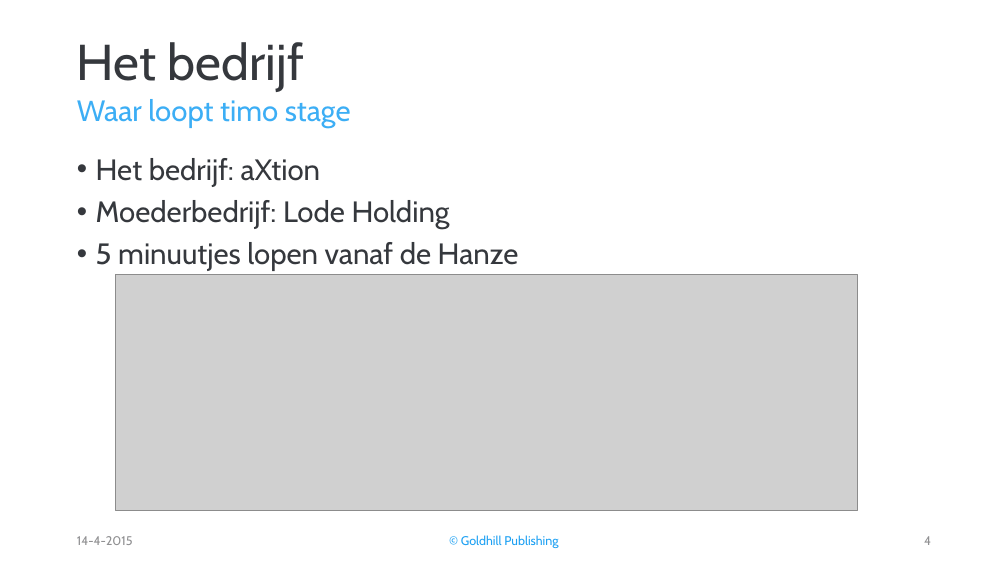
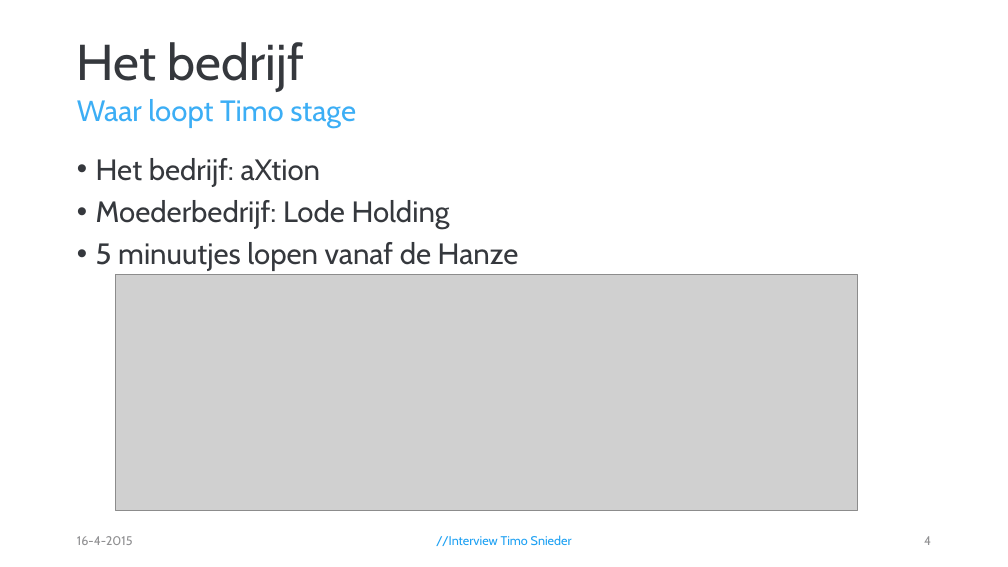
Before and after one commit to SergenN/Alarmklok, a slide deck: slide 5 of Interview.pptx. Drawn at 1008x567 pixels with LibreOffice and Linux fonts; fonts in the diff are those of the drawing; grey boxes stand for pictures; background and template pictures are left out. Boxes give left, top, right and bottom in pixels: in the first picture for what was removed or moved away, otherwise in the second. Text is boxed around its words. In the diff, an @@ line names an element or a change of style, - is before the commit and + after.

```diff
--- a/Interview.pptx
+++ b/Interview.pptx
@@ text at <box>77,99,356,128</box>: text changed @@
-Waar loopt timo stage
+Waar loopt Timo stage
@@ text at <box>77,536,133,545</box>: text changed @@
-14-4-2015
+16-4-2015
@@ text at <box>436,535,572,546</box>: text changed @@
-© Goldhill Publishing
+//Interview Timo Snieder
```
Also in this commit, not shown: 10 other slides changed, 2 other files.
